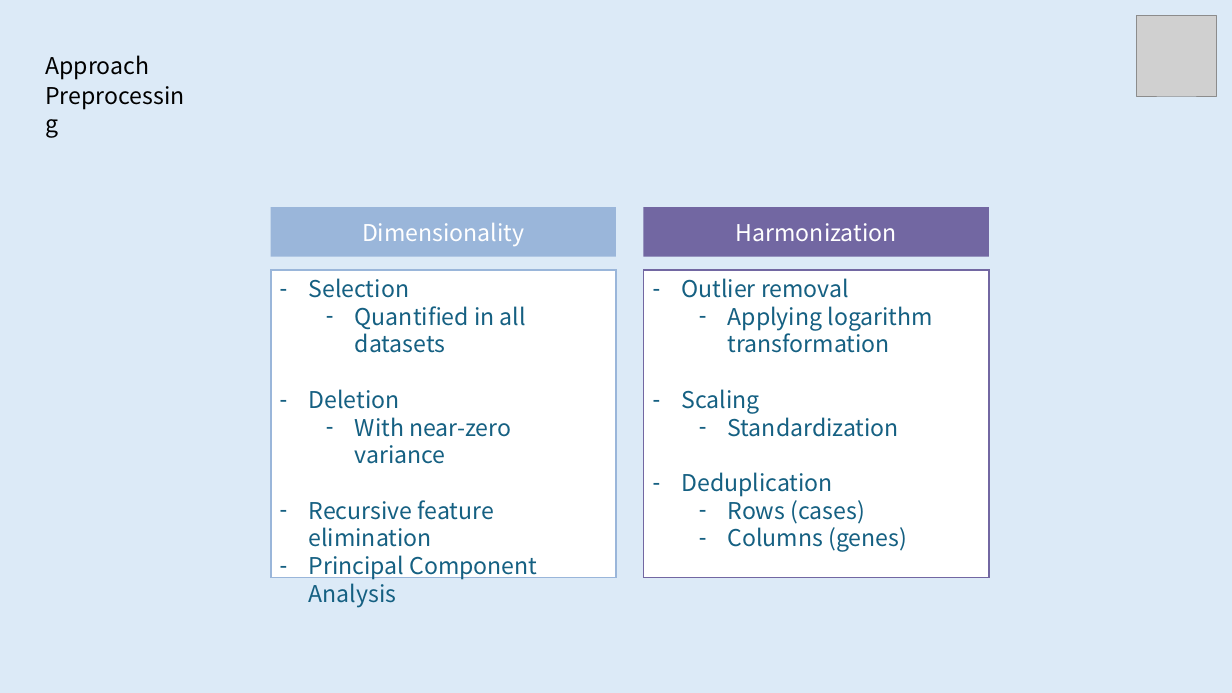
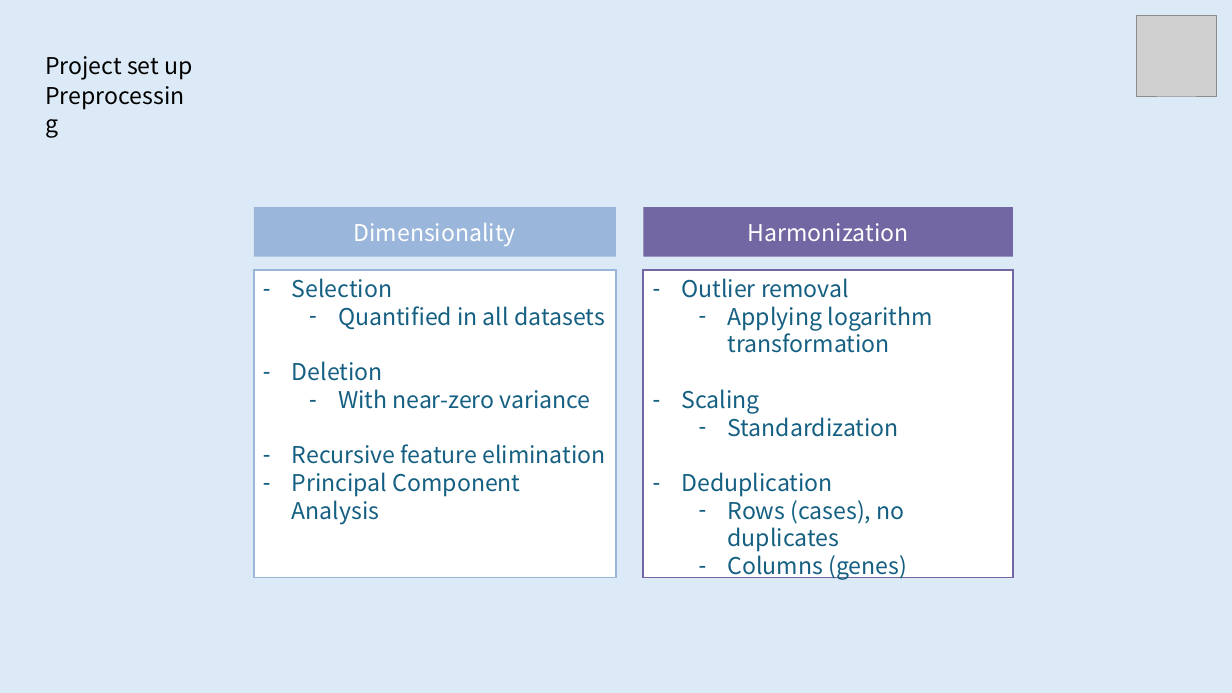
Before and after one commit to rhlt/tnbc, a slide deck: slide 8 of CapstoneProject_FinalPresentation.pptx. Drawn at 1232x693 pixels with LibreOffice and Linux fonts; fonts in the diff are those of the drawing; grey boxes stand for pictures. Boxes give left, top, right and bottom in pixels: in the first picture for what was removed or moved away, otherwise in the second. Text is boxed around its words. In the diff, an @@ line names an element or a change of style, - is before the commit and + after.

```diff
--- a/CapstoneProject_FinalPresentation.pptx
+++ b/CapstoneProject_FinalPresentation.pptx
@@ text at [45, 56, 192, 79]: text changed @@
-Approach
+Project set up
@@ rectangle "Dimensionality": place and size @@
-rectangle "Dimensionality" at [271, 207, 616, 257]
+rectangle "Dimensionality" at [254, 207, 616, 257]
@@ rectangle "Harmonization": place and size @@
-rectangle "Harmonization" at [643, 207, 989, 257]
+rectangle "Harmonization" at [643, 207, 1013, 257]
@@ rectangle "Selection": place and size @@
-rectangle "Selection" at [271, 270, 616, 578]
+rectangle "Selection" at [254, 270, 616, 578]
@@ rectangle "Outlier removal": place and size @@
-rectangle "Outlier removal" at [643, 270, 989, 578]
+rectangle "Outlier removal" at [643, 270, 1013, 578]
@@ text in rectangle at [728, 495, 905, 552]: text changed @@
-  – Rows (cases)
+  – Rows (cases), no duplicates
```
Also in this commit, not shown: 14 other slides changed, 4 slides added, 2 slides removed, 1 other file.
